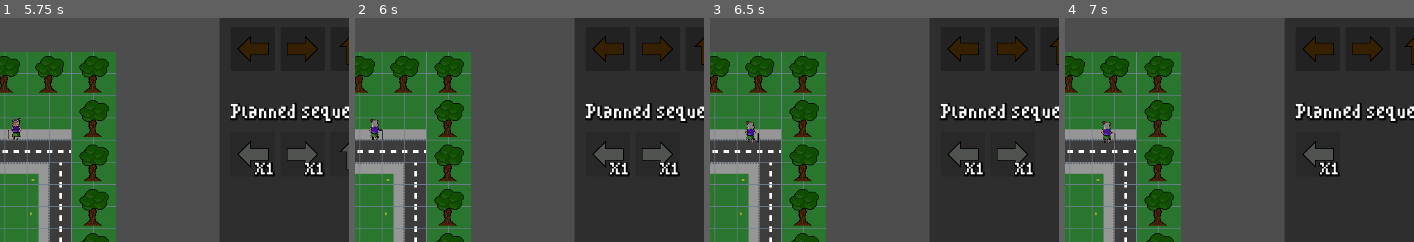
Above: before the commit, frames 1-4 (left to right).
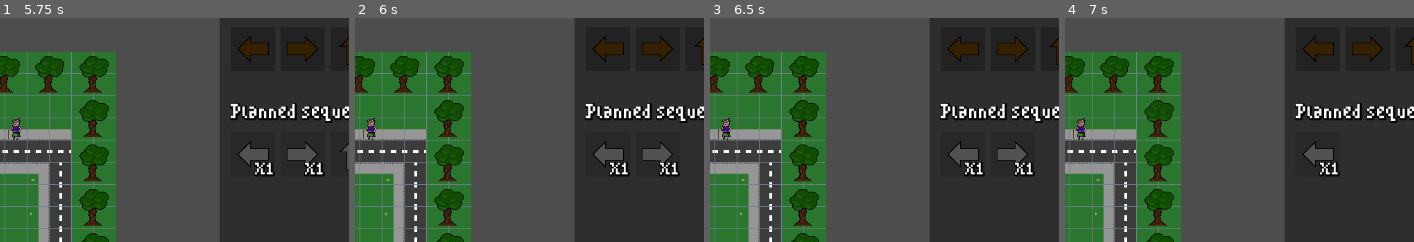
Above: after the commit, the same moments.

Repository: chrismeunier/EpicGameJam11
Game: Godot game, scene res://MainScene.tscn
Two runs of this game, one before a commit and one after it. Both use one fixed random seed, a clock stepped at 60 frames per second and the inputs below. Sound files missing from this copy of the repository are replaced by a short silence.
Inputs (mouse positions are % of the whole screen's width and height, from its top left):
- Up to frame 1 (5.75 s): click "Play !" at 0.5 s; click "Play !" at 1.25 s; click "0" at 2 s; click "1" at 2.75 s; click "2" at 3.5 s; click "3" at 4.25 s; click "Undo" at 5 s
- Up to frame 2 (6 s): tap Enter at 5.75 s; move the mouse to (68, 45) at 5.77 s; hold D (Right) from 5.78 s (still down); hold Shift from 5.78 s (still down)
- Up to frame 3 (6.5 s): keep holding D (Right); keep holding Shift
- Up to frame 4 (7 s): tap Enter at 6.5 s; move the mouse to (20, 55) at 6.52 s; release D (Right) at 6.53 s; release Shift at 6.53 s; hold S (Down) from 6.53 s (still down); tap 2 at 6.6 s
The pictures show only the part of the screen within x 29-79%, y 7-57%; the shares and areas given below are measured in that part.

Frame 1 is identical in both runs. In frame 2, 0.3% of the frame differs, in the area x 2-9%, y 44-55%; in frame 3, 0.4%; in frame 4, 0.5%, in the area x 2-15%, y 44-56%.

Commit message:
more fixes

Diff:
--- a/Visuels/animated_arrow.gd
+++ b/Visuels/animated_arrow.gd
@@ -4,7 +4,6 @@
 enum {LEFT, RIGHT, UP, DOWN}
 
 var disabled := true
-var movement_failed := false
 # Called when the node enters the scene tree for the first time.
 func _ready() -> void:
 	play("inactive")
@@ -24,7 +23,6 @@
 
 func block_animation():
 	play("wrong")
-	movement_failed = true
 	modulate = Color.RED
 
 func click():
@@ -33,7 +31,7 @@
 	play("click")
 
 func hover_in():
-	if not disabled and not movement_failed:
+	if not disabled:
 		play("hover")
 func hover_out():
 	if not disabled:
--- a/characters/player.gd
+++ b/characters/player.gd
@@ -23,7 +23,7 @@
 		return
 
 	# Uncomment this to move manually
-	move_manually()
+	# move_manually()
 
 	if signal_direction != Vector2.ZERO:
 		var new_signal: Vector2 = signal_direction
--- a/interface/command_sequence.gd
+++ b/interface/command_sequence.gd
@@ -105,8 +105,8 @@
 	if current_item:
 		current_item.stuck()
 		#control_state_chart.set_expression_property("finished_move", true)
-		control_state_chart.set_expression_property("waiting_for_anim", false)
-		control_state_chart.step()
+		#control_state_chart.set_expression_property("waiting_for_anim", true)
+		#control_state_chart.step()
 		#control_state_chart.send_event("force_to_rep")
 
 func should_loop() -> bool:
--- a/main_scene.gd
+++ b/main_scene.gd
@@ -20,7 +20,7 @@
 	CENTERED_LVL_6,\
 	CENTERED_LVL_7]
 
-var current_scene_index = 0
+var current_scene_index = 4
 
 func _ready() -> void:
 	Events.next_level.connect(on_next_level)
Not shown: 1 places in Levels/LvlPelouse.tscn that only renumber resources
Not shown: 1 places in interface/controls.tscn that only renumber resources
